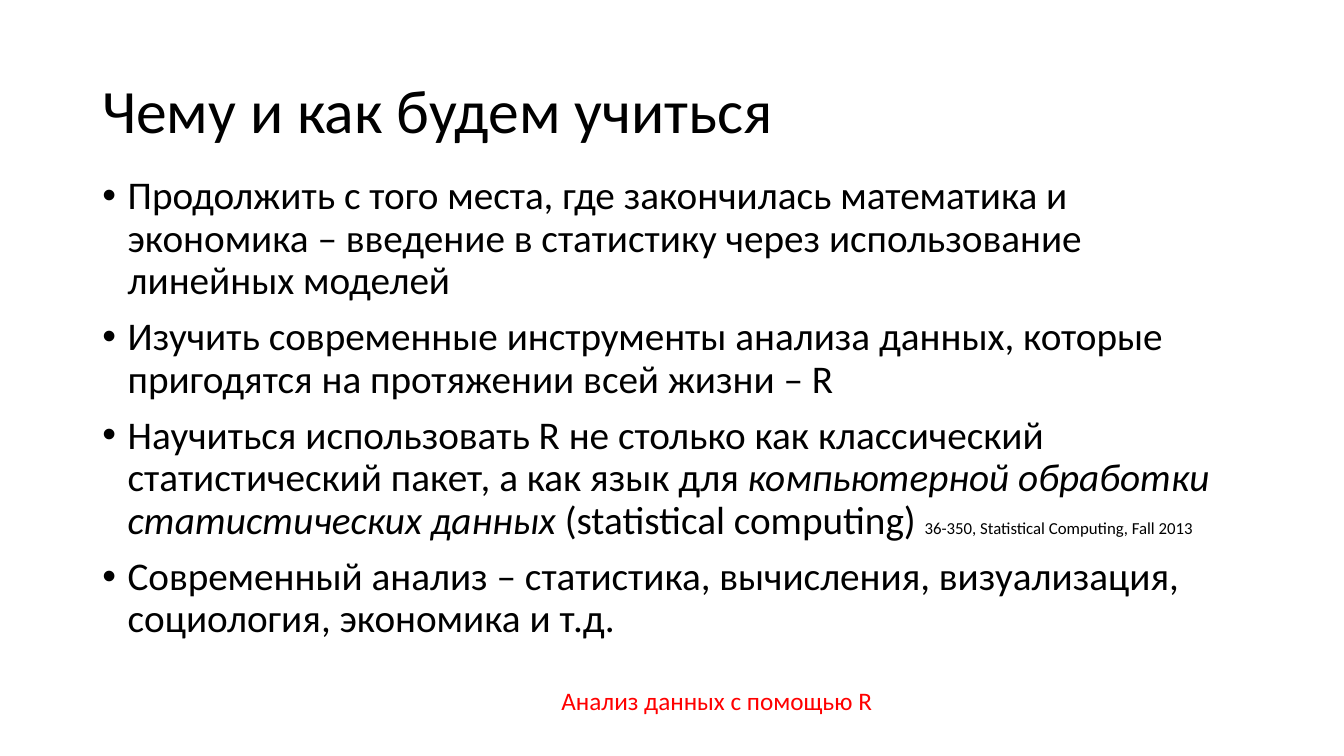
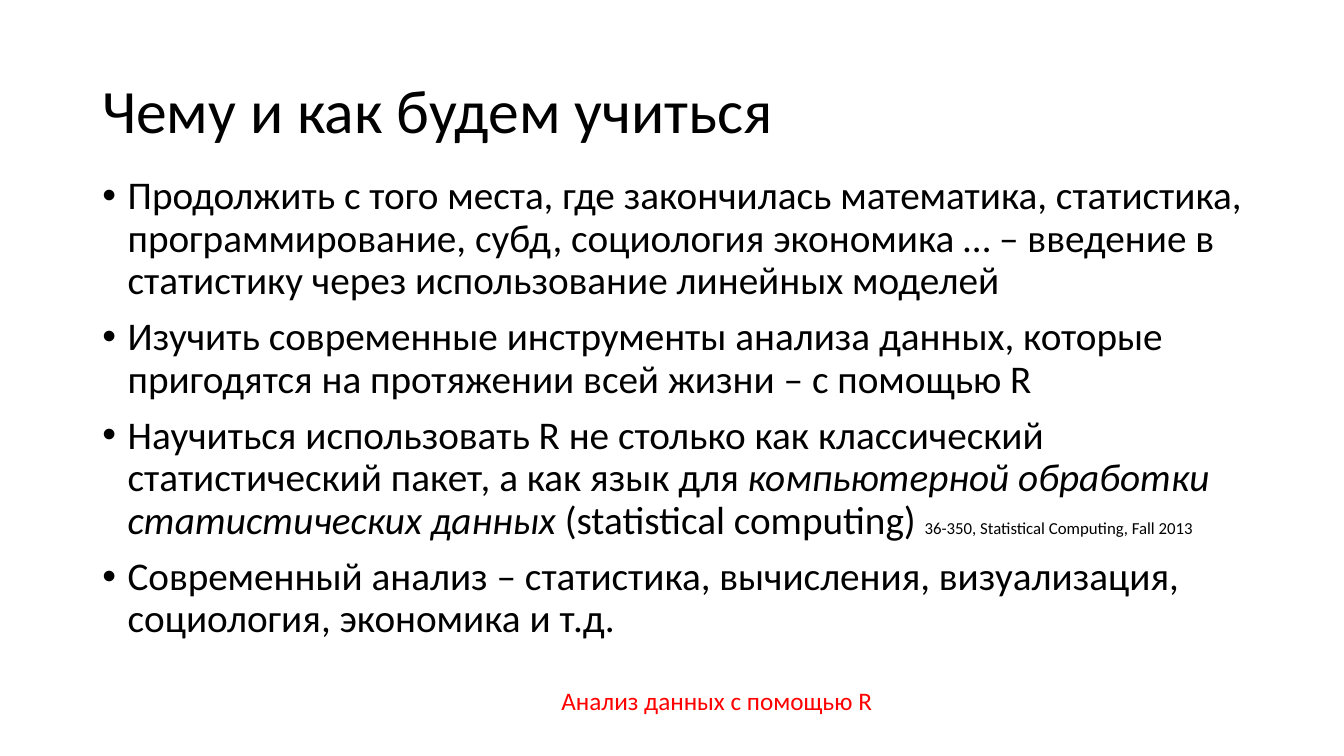
Before and after one commit to SergeyMirvoda/MD-DA-2018, a slide deck: slide 2 of 1.0 Introduction.pptx. Drawn at 1344x756 pixels with LibreOffice and Linux fonts; fonts in the diff are those of the drawing. Boxes give left, top, right and bottom in pixels: in the first picture for what was removed or moved away, otherwise in the second. Text is boxed around its words. In the diff, an @@ line names an element or a change of style, - is before the commit and + after.

Commit message:
spelling

```diff
--- a/1.0 Introduction.pptx
+++ b/1.0 Introduction.pptx
@@ text at [128, 184, 1242, 400]: text changed @@
-• Продолжить с того места, где закончилась математика и экономика – введение в статистику через использование линейных моделей
-• Изучить современные инструменты анализа данных, которые пригодятся на протяжении всей жизни – R
+• Продолжить с того места, где закончилась математика, статистика, программирование, субд, социология экономика … – введение в статистику через использование линейных моделей
+• Изучить современные инструменты анализа данных, которые пригодятся на протяжении всей жизни – с помощью R
```
Also in this commit, not shown: 1 other slide changed.
